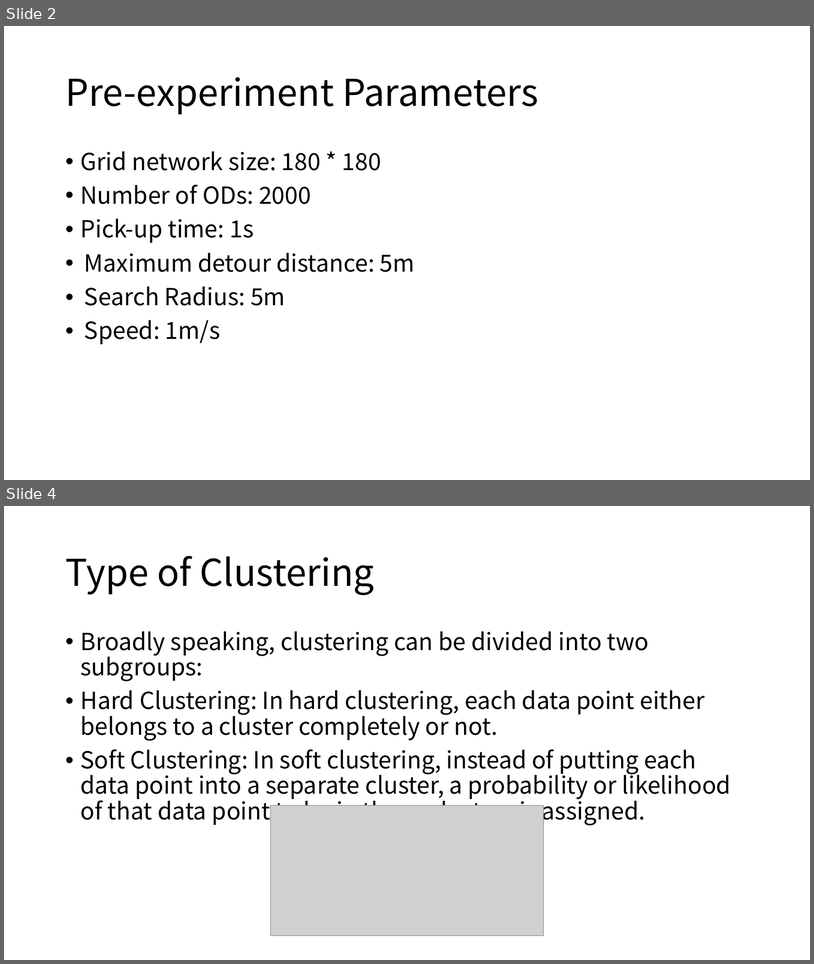
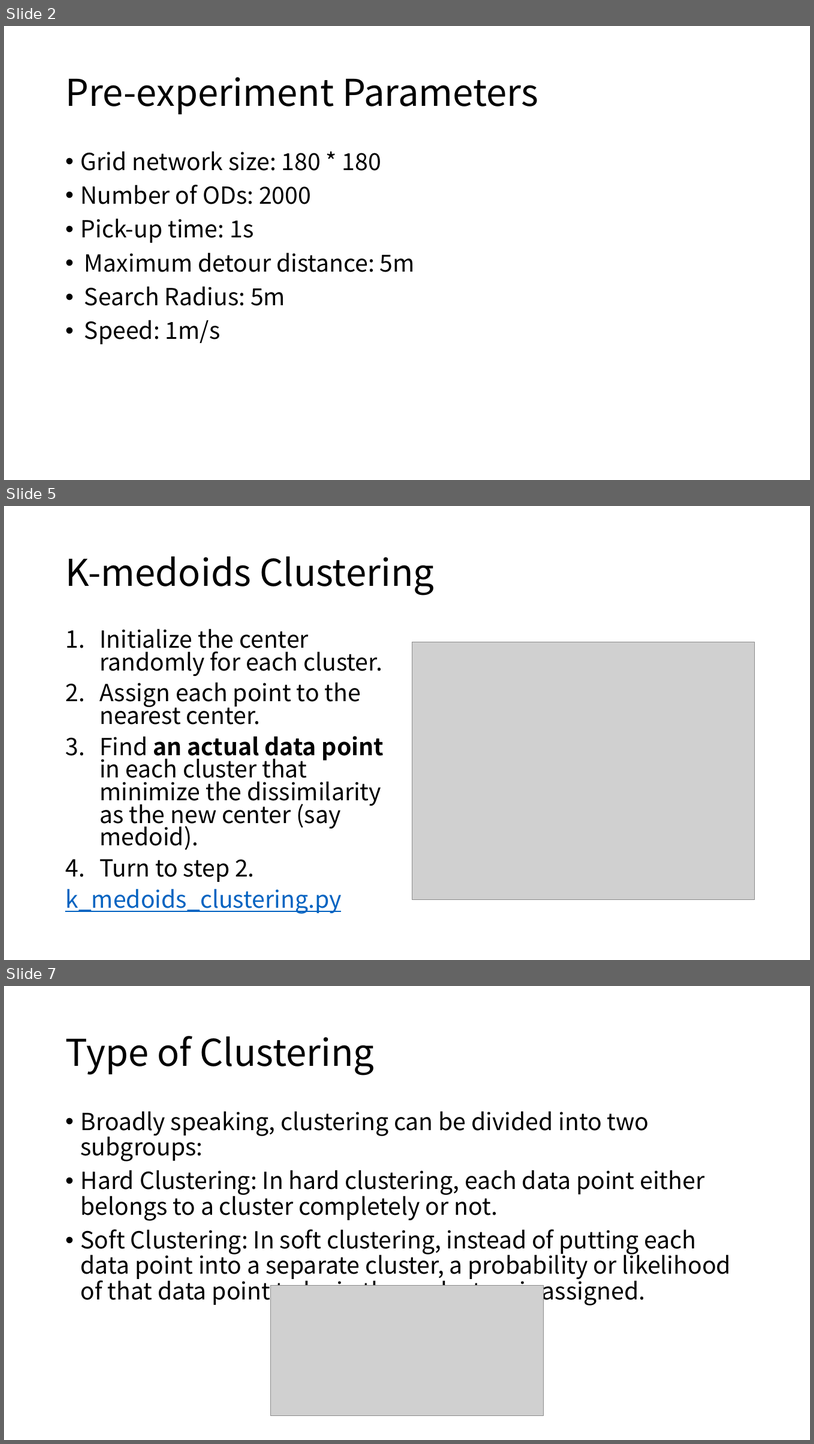
Before and after one commit to yuzhenfeng2002/Predicting-for-Each-Dynamic-Ridepooling-Order-on-Grid-Network, a slide deck: Grid Network Experienments 2.pptx. Shown one above the other, each under a label of ours: slides 2 and 4 before the commit, slides 2, 5 and 7 after it; the slides between them are not shown. The pictures are 814x964 and 814x1444 pixels, drawn with LibreOffice and Linux fonts; fonts in the diff are those of the drawing; grey boxes stand for pictures. Boxes give left, top, right and bottom in pixels: in the first picture for what was removed or moved away, otherwise in the second. Text is boxed around its words. In the diff, an @@ line names an element or a change of style, - is before the commit and + after.

```diff
--- a/Grid Network Experienments 2.pptx
+++ b/Grid Network Experienments 2.pptx
@@ slide 5 added at [4,506,810,960], background #FFFFFF @@
@@ title added at [65,556,434,595], 44 pt, text #000000 @@
+K-medoids Clustering
@@ text added at [65,628,384,913], 28 pt, text #000000 @@
+1. Initialize the center randomly for each cluster.
+2. Assign each point to the nearest center.
+3. Find an actual data point in each cluster that minimize the dissimilarity as the new center (say medoid).
+4. Turn to step 2.
+k_medoids_clustering.py
@@ picture added at [413,642,755,899] @@
@@ what was slide 4 is now slide 7 @@
```
Also in this commit, not shown: 2 slides changed, 4 other slides added, 1 other file.
